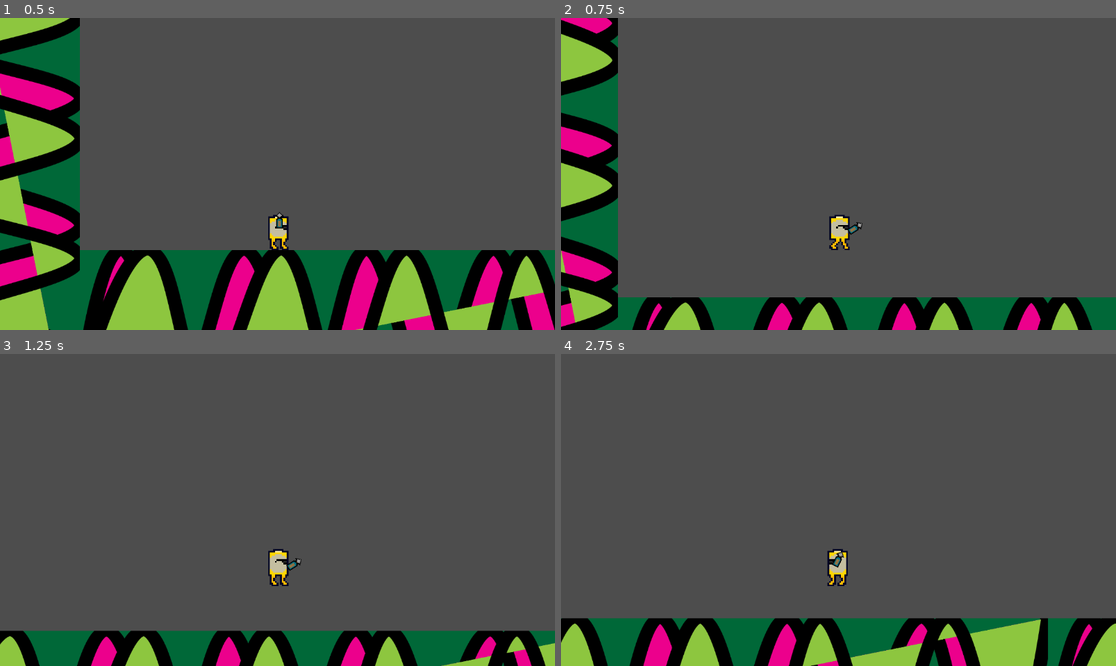
Above: before the commit, frames 1-4 (two rows, left to right).
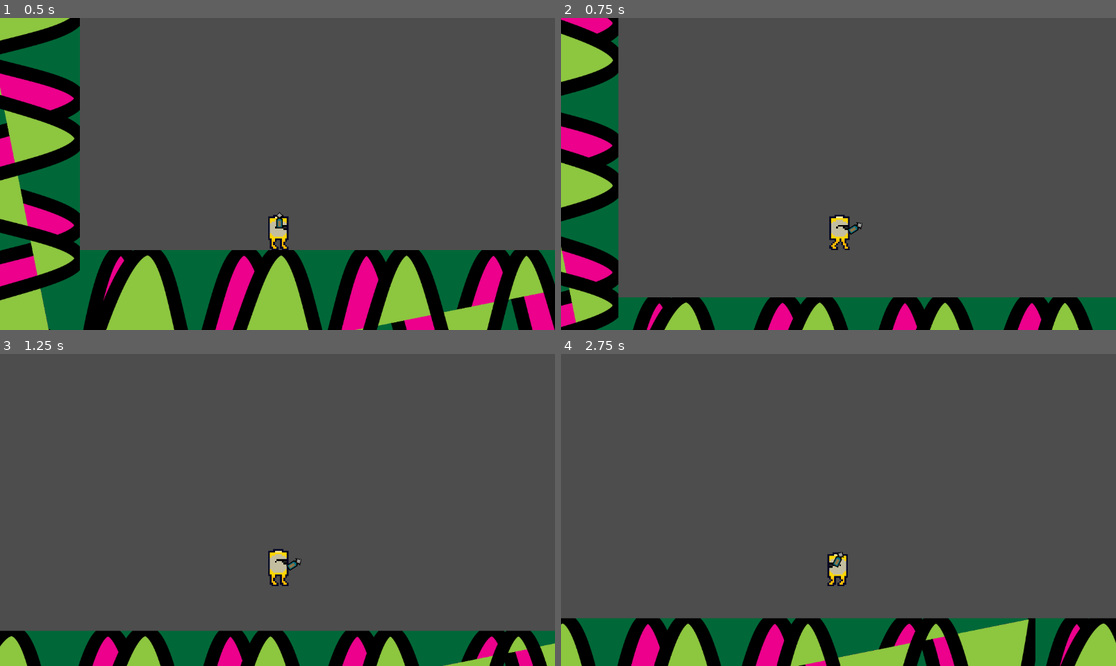
Above: after the commit, the same moments.

Repository: Tore-Forsberg/Godot-platformer
Game: Godot game, scene res://scenes/world.tscn
Two runs of this game, one before a commit and one after it. Both use one fixed random seed, a clock stepped at 60 frames per second and the inputs below.
Inputs (mouse positions are in pixels of both pictures, inside the frame that each line leads up to):
- Up to frame 1 (0.5 s): no input
- Up to frame 2 (0.75 s): move the mouse to (960, 158) at 0.52 s; hold Right (move_right) from 0.53 s (still down); tap Space (jump) at 0.6 s
- Up to frame 3 (1.25 s): keep holding Right (move_right); tap Space (jump) at 0.77, 1.07 s
- Up to frame 4 (2.75 s): move the mouse to (727, 525) at 1.27 s; tap Space (jump) at 1.35, 1.52, 1.82, 2.1 s; move the mouse to (894, 441) at 2.02 s; release Right (move_right) at 2.03 s; hold Left (move_left) from 2.03 s (still down)

Frame 1 is identical in both runs. In frame 2, 1.0% of the frame differs, in the area x 0-96%, y 0-100%; in frame 3, 1.1%; in frame 4, 8.2%, in the area x 0-100%, y 62-100%.

Commit message:
Update player movement

Diff:
--- a/scripts/player.gd
+++ b/scripts/player.gd
@@ -6,15 +6,15 @@
 @onready var grappling_hook : Area2D = $GrapplingHook
 
 
-@export var speed = 700 # This is the max speed of the player
+@export var top_speed = 700 # This is the max speed of the player
 @export var acceleration = 90
 @export var deceleration = 25
 @export var jump_height = 220
 @export var time_to_jump_peak = 0.35 # The time it takes to reach the jump_height
 
 
-var air_acceleration = acceleration/2.1
-var air_deceleration = deceleration/2.1
+var air_acceleration = acceleration/2.4
+var air_deceleration = deceleration/2.4
 var is_jump_buffer_pressed: bool
 var jump_force: float
 var wall_jump_force: float
@@ -46,14 +46,14 @@
 func manage_movement():
 	if Input.is_action_pressed("move_right"):
 		if is_on_floor():
-			velocity.x = min(velocity.x + acceleration, speed)
+			velocity.x = min(velocity.x + acceleration, top_speed)
 		else:
-			velocity.x = min(velocity.x + air_acceleration, speed)
+			velocity.x = min(velocity.x + air_acceleration, top_speed)
 	if Input.is_action_pressed("move_left"):
 		if is_on_floor():
-			velocity.x = max(velocity.x - acceleration, -speed)
+			velocity.x = max(velocity.x - acceleration, -top_speed)
 		else:
-			velocity.x = max(velocity.x - air_acceleration, -speed)
+			velocity.x = max(velocity.x - air_acceleration, -top_speed)
 
 	if velocity.x > 0 or velocity.x < 0:
 		if is_on_floor():
@@ -101,9 +101,9 @@
 	if is_on_wall_only():
 		velocity.y = wall_jump_force
 		if animated_sprite.flip_h == true:
-			velocity.x = speed
+			velocity.x = top_speed
 		else:
-			velocity.x = -speed
+			velocity.x = -top_speed
 
 
 func _on_jump_timer_timeout():
